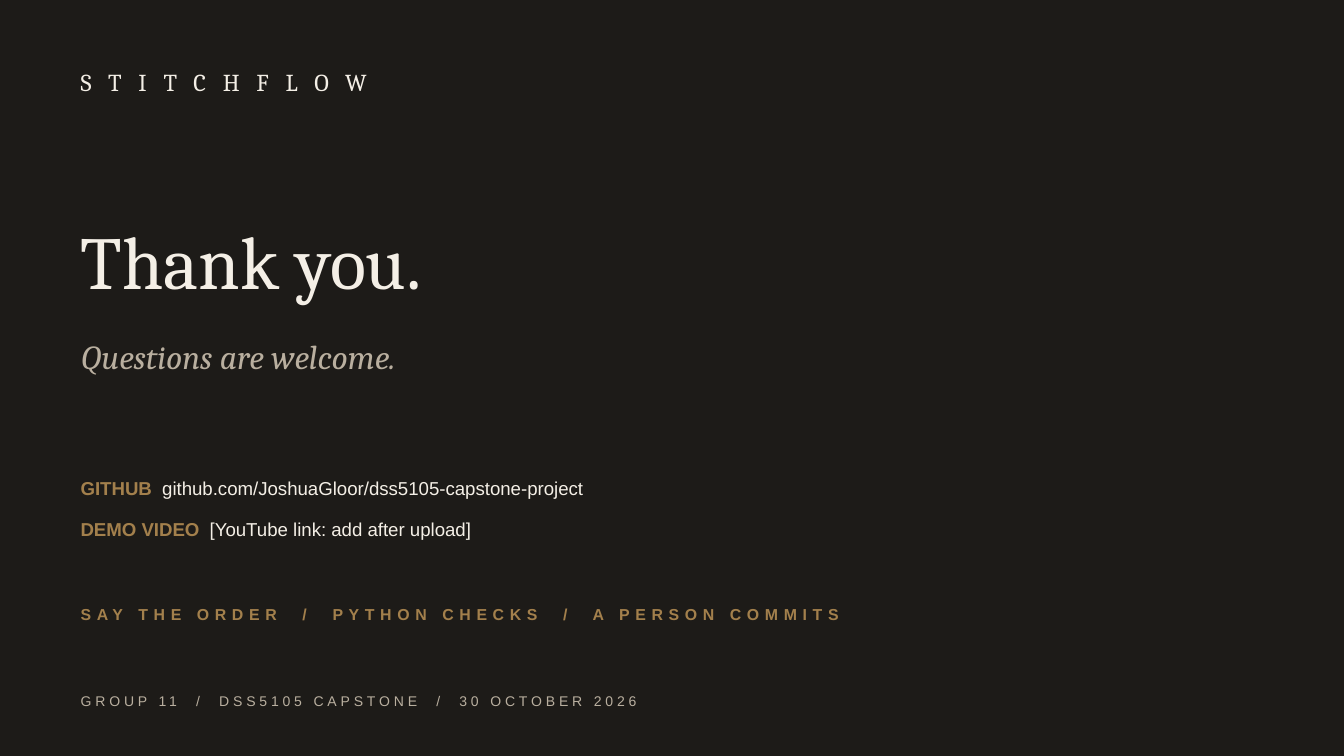
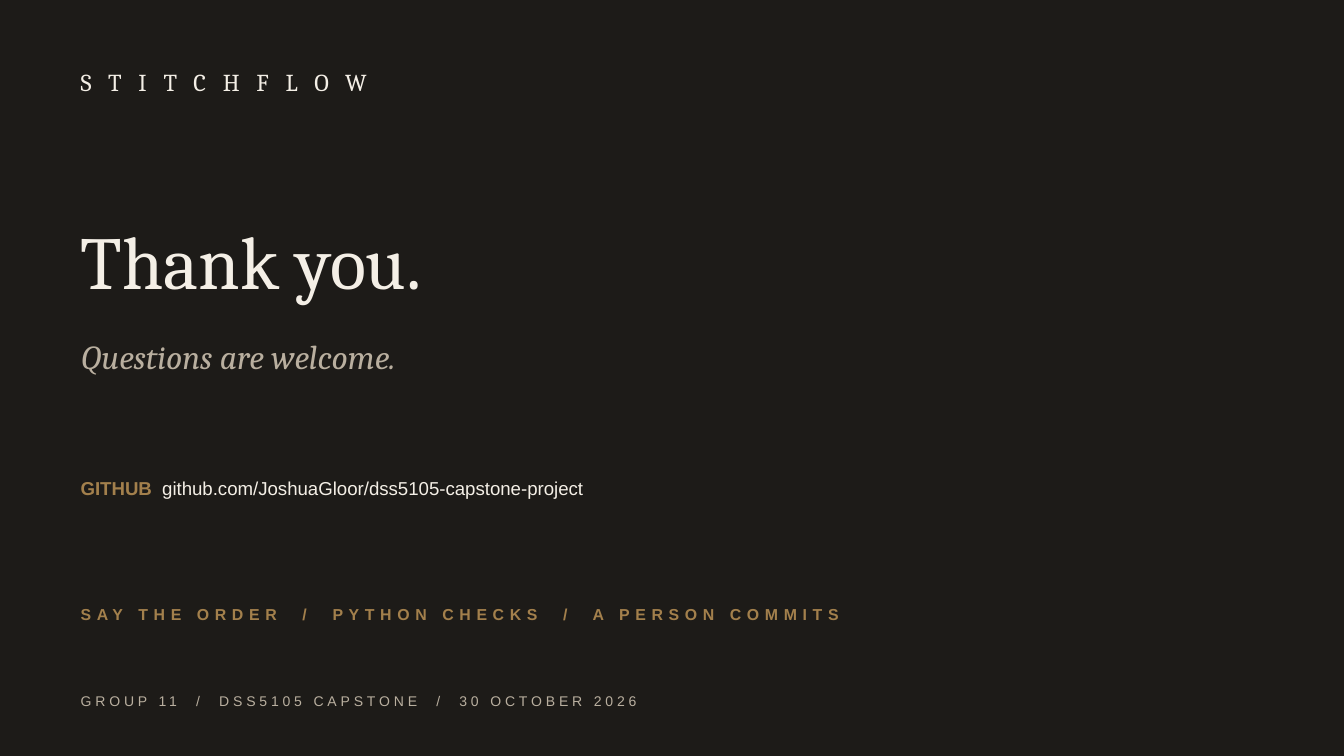
Before and after one commit to JoshuaGloor/dss5105-capstone-project, a slide deck: slide 9 of docs/slides/Presentation_Group11_Sprint2.pptx. Drawn at 1344x756 pixels with LibreOffice and Linux fonts; fonts in the diff are those of the drawing. Boxes give left, top, right and bottom in pixels: in the first picture for what was removed or moved away, otherwise in the second. Text is boxed around its words. In the diff, an @@ line names an element or a change of style, - is before the commit and + after.

Commit message:
Show the demo link only once it exists

```diff
--- a/docs/slides/Presentation_Group11_Sprint2.pptx
+++ b/docs/slides/Presentation_Group11_Sprint2.pptx
@@ text removed at <box>81,522,471,540</box> @@
-DEMO VIDEO [YouTube link: add after upload]
```
Also in this commit, not shown: 1 other slide changed, 3 other files.
